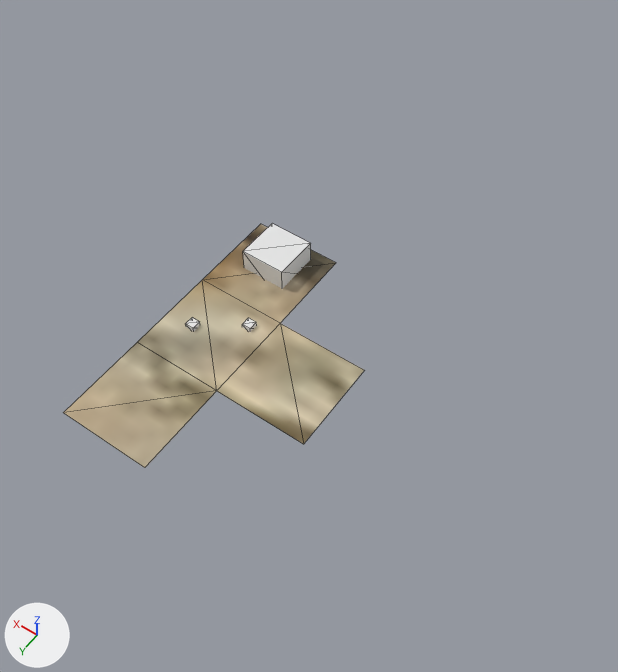
The glTF model assets/staging-world-state.gltf, before and after one commit.
One viewpoint serves both versions: a 50 mm camera at (-77.3, 52.4, 131.9) aimed at (-11.9, -39.0, -11.8). Lighting does not change. The marker at lower left points along +X, +Y and +Z. Mesh edges are drawn as thin lines. Where no turn or scale is listed for an object, it has been applied to the vertices.

The scene before the commit, as lines of its bpy script (objects in view):
```python
me_cube_002 = bpy.data.meshes.new('Cube.002')
me_cube_002.from_pydata(...)  # a box spanning x -1.0..1.0, y -1.0..1.0, z -1.0..1.0
me_cube_003 = bpy.data.meshes.new('Cube.003')
me_cube_003.from_pydata(...)  # a box spanning x -5.0..5.0, y -5.0..5.0, z -5.0..5.0
me_plane_025 = bpy.data.meshes.new('Plane.025')
me_plane_025.from_pydata(...)  # 10 vertices, 8 faces; spans x -3.0..3.0, y -3.0..1.0, z 0.0
me_plane_025.materials.append(mat_material_005)  # picture img_640px_huntingpontinemarshes
ob_cube_001 = bpy.data.objects.new('Cube.001', me_cube_002)
ob_cube_001.location = (3.3, -20.8, -1.0)
ob_cube_002 = bpy.data.objects.new('Cube.002', me_cube_003)
ob_cube_002.location = (-0.2, -44.0, -1.0)
ob_plane_015 = bpy.data.objects.new('Plane.015', me_plane_025)
ob_plane_015.location = (-20.3, -21.5, -1.0)
ob_plane_015.rotation_euler = (0.0, 0.0, 1.576)  # degrees (0, 0, 90)
ob_plane_015.scale = (10.0, 10.0, 10.0)
```
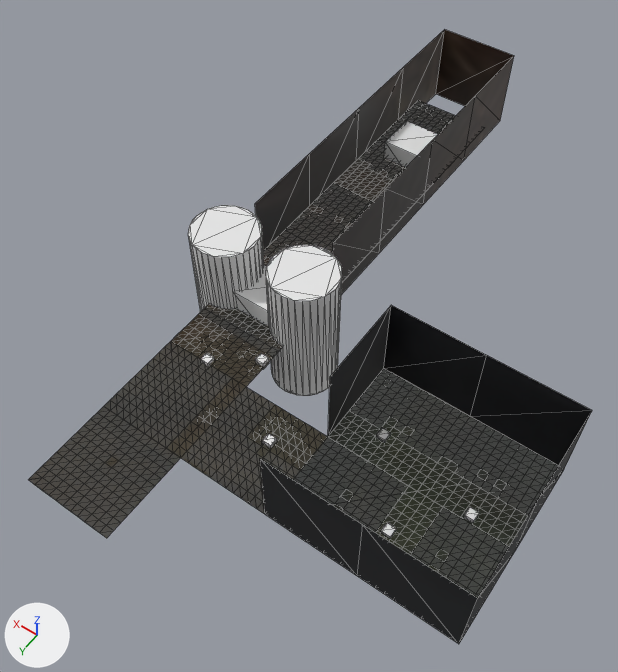
Where the change shows, as pixel boxes [x1, y1, x2, y2] in the pictures (618 x 672 px):
'Plane.092', added: after [28, 100, 558, 598]
'Plane.015', moved, turned: before [63, 224, 364, 468]; after [29, 305, 328, 537]
'Plane.088', added (black): after [260, 305, 592, 644]
'Plane.086', added (black): after [255, 29, 514, 295]
'Plane.090', added: after [294, 369, 558, 596]
'Cylinder.001', added: after [266, 245, 342, 396]
'Cylinder', added: after [188, 205, 264, 312]
'Plane.089', added: after [263, 101, 453, 266]
'staging-to-courtyard', added: after [384, 121, 438, 167]
'Cube.006', added: after [381, 523, 396, 539]
'Cube.005', added: after [463, 507, 479, 523]
'Cube.003', added: after [262, 433, 277, 448]
'Cube.004', added: after [376, 428, 391, 443]
'Cube.002', unchanged, covered by the edit: before [243, 224, 311, 289]; after [235, 265, 269, 326]

What the commit changed:
Material 'Material.018' (mat_material_018) is new.
Its texture is img_640px_huntingpontinemarshes.
Material 'Material.017' (mat_material_017) is new.
Its texture is img_640px_huntingpontinemarshes.
Mesh me_plane_111 is new.
It has 1597 vertices, 2904 faces and spans x -70.0..10.0, y -120.0..20.0, z -10.0.
Mesh me_cylinder_001 is new.
It is a 32-sided cylinder along z spanning x -7.6..7.6, y -7.6..7.6, z -16.2..16.2.
Mesh me_plane_108 is new.
It has 9 vertices, 8 faces and spans x -20.0..20.0, y -20.0..20.0, z 0.0.
It uses material mat_material_018 (picture img_640px_huntingpontinemarshes).
Mesh me_plane_107 is new.
It has 10 vertices, 8 faces and spans x -10.0..10.0, y -10.0..70.0, z 0.0.
It uses material mat_material_018 (picture img_640px_huntingpontinemarshes).
Mesh me_plane_102 is new.
It has 16 vertices, 14 faces and spans x -20.0..20.0, y -20.0..20.0, z 0.0..20.0.
It uses material mat_material_017 (picture img_640px_huntingpontinemarshes).
Mesh me_plane_100 is new.
It has 20 vertices, 18 faces and spans x -10.0..10.0, y -10.0..70.0, z 0.0..20.0.
It uses material mat_material_005 (picture img_640px_huntingpontinemarshes).
Object 'Plane.015' (ob_plane_015) moves from (-20.3, -21.5, -1.0) to (-20.0, -10.0, -10.0).
Object 'Plane.015' (ob_plane_015) turns from (0, 0, 90) to (0, 0, 90) degrees about x, y and z.
Object 'staging-to-courtyard' (ob_staging_to_courtyard) is new; it shows a copy of the mesh of ob_cube_002.
Its location is (0.0, -100.0, -10.0).
Object 'Cube.003' (ob_cube_003) is new; it shows a copy of the mesh of ob_cube_001.
Its location is (-21.6, -12.5, -10.0).
Object 'Cube.006' (ob_cube_006) is new; it shows a copy of the mesh of ob_cube_001.
Its location is (-50.0, -10.0, -10.0).
Object 'Cube.005' (ob_cube_005) is new; it shows a copy of the mesh of ob_cube_001.
Its location is (-60.5, -21.3, -10.0).
Object 'Cube.004' (ob_cube_004) is new; it shows a copy of the mesh of ob_cube_001.
Its location is (-38.6, -26.2, -10.0).
Object 'Plane.092' (ob_plane_092) is new; it shows me_plane_111.
Its location is (0.0, 0.0, 0.0).
Object 'Cylinder.001' (ob_cylinder_001) is new; it shows me_cylinder_001.
Its location is (-10.0, -40.0, -10.0).
Object 'Cylinder' (ob_cylinder) is new; it shows a copy of me_cylinder_001.
Its location is (10.0, -40.0, -10.0).
Object 'Plane.090' (ob_plane_090) is new; it shows me_plane_108.
Its location is (-50.0, -20.0, -10.0).
Object 'Plane.089' (ob_plane_089) is new; it shows me_plane_107.
Its location is (0.0, -110.0, -10.0).
Object 'Plane.088' (ob_plane_088) is new; it shows me_plane_102.
Its location is (-50.0, -20.0, -10.0).
Object 'Plane.086' (ob_plane_086) is new; it shows me_plane_100.
Its location is (0.0, -120.0, -14.0).
